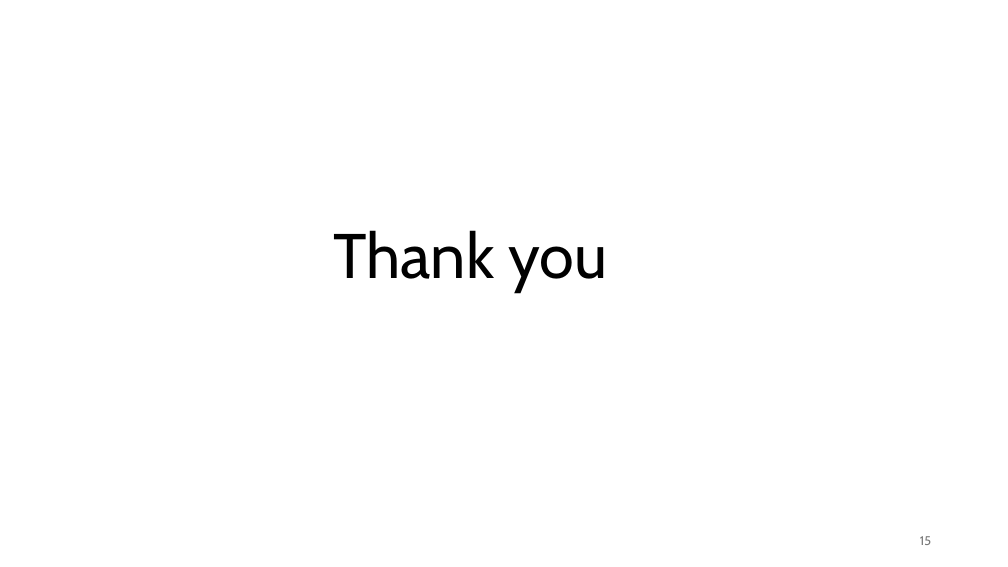
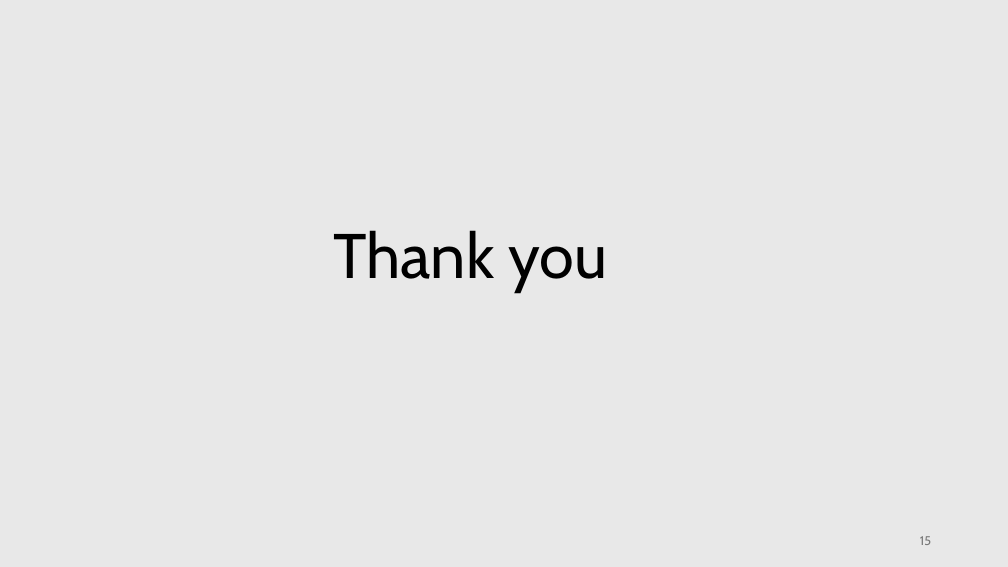
Before and after one commit to mzfauzi89/Capstone-Project, a slide deck: slide 15 of CP_Online Shopper Purchase Prediction.pptx. Drawn at 1008x567 pixels with LibreOffice and Linux fonts; fonts in the diff are those of the drawing; background and template pictures are left out. Boxes give left, top, right and bottom in pixels: in the first picture for what was removed or moved away, otherwise in the second. Text is boxed around its words. In the diff, an @@ line names an element or a change of style, - is before the commit and + after.

```diff
--- a/CP_Online Shopper Purchase Prediction.pptx
+++ b/CP_Online Shopper Purchase Prediction.pptx
@@ background #FFFFFF to #E8E8E8 @@
```
Also in this commit, not shown: 9 other slides changed, 5 slides added, 5 slides removed.
